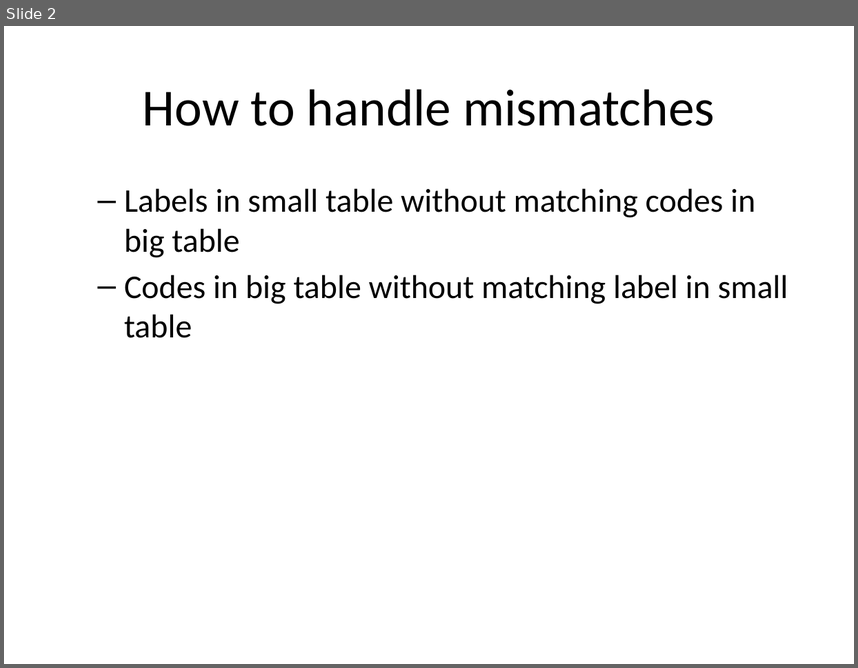
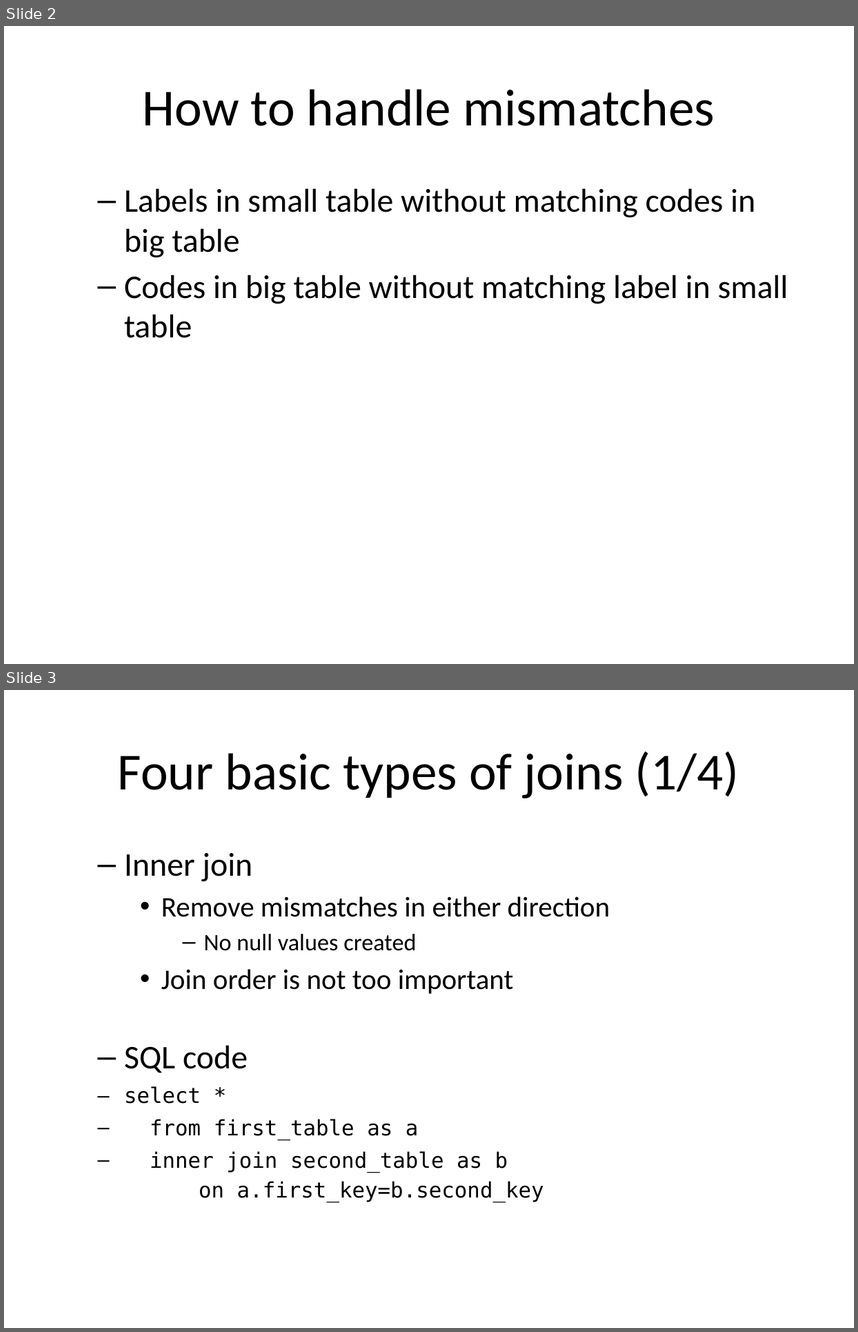
Before and after one commit to pmean/introduction-to-sql, a slide deck: src/mismatches.pptx. Shown one above the other, each under a label of ours: slide 2 before the commit, slides 2 and 3 after it. The pictures are 858x668 and 858x1332 pixels, drawn with LibreOffice and Linux fonts; fonts in the diff are those of the drawing. Boxes give left, top, right and bottom in pixels: in the first picture for what was removed or moved away, otherwise in the second. Text is boxed around its words. In the diff, an @@ line names an element or a change of style, - is before the commit and + after.

Commit message:
Simple join examples in mismatches.Rmd

```diff
--- a/src/mismatches.pptx
+++ b/src/mismatches.pptx
@@ slide 3 added at (x1=4, y1=690, x2=854, y2=1328), background #FFFFFF @@
@@ title added at (x1=118, y1=751, x2=740, y2=798), 44 pt, text #000000 @@
+Four basic types of joins (1/4)
@@ text added at (x1=124, y1=853, x2=611, y2=1202), 18 pt, text #000000 @@
+  – Inner join
+    • Remove mismatches in either direction
+      – No null values created
+    • Join order is not too important
+  – SQL code
+select *
+from first_table as a
+inner join second_table as b
+on a.first_key=b.second_key
```
Also in this commit, not shown: 3 slides changed, 10 other slides added, 1 slide removed, 8 other files.
